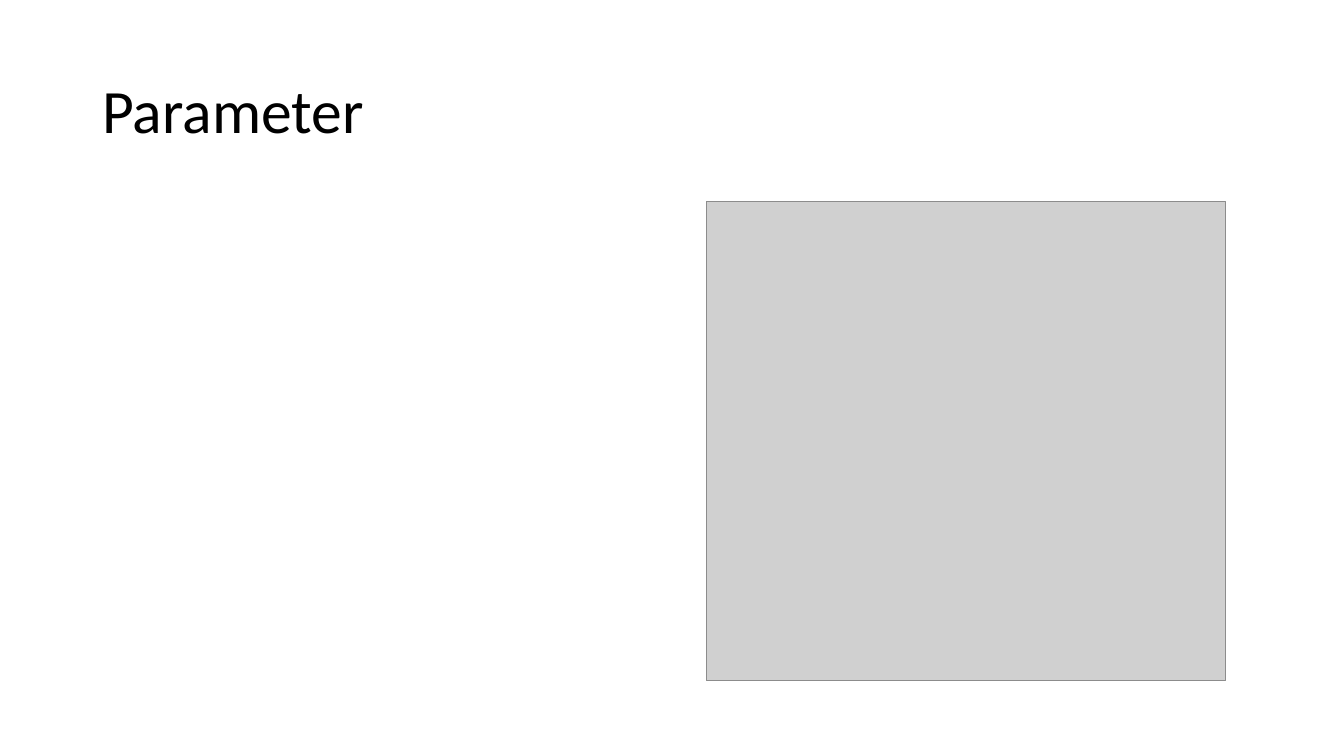
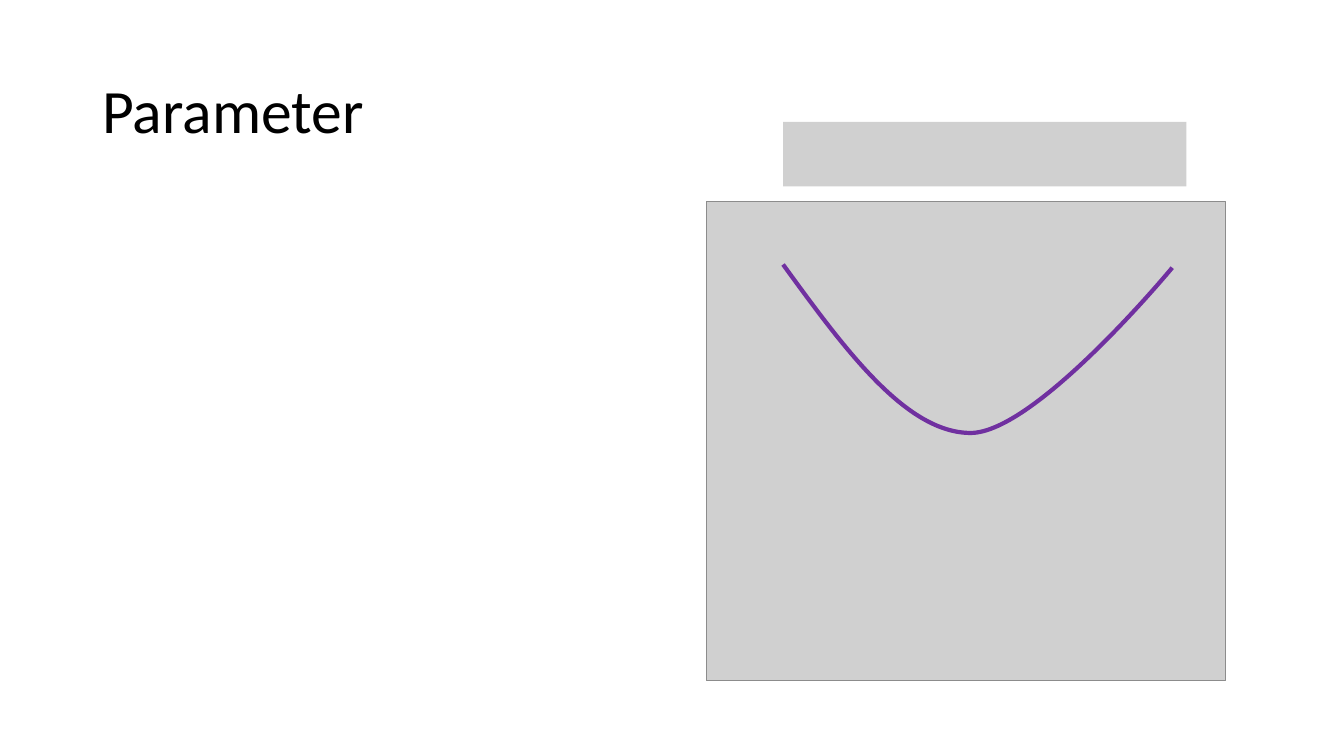
Before and after one commit to kcastanheira/Cog_modelling_tutorial, a slide deck: slide 7 of Modelling Tutorial.pptx. Drawn at 1344x756 pixels with LibreOffice and Linux fonts; fonts in the diff are those of the drawing; grey boxes stand for pictures. Boxes give left, top, right and bottom in pixels: in the first picture for what was removed or moved away, otherwise in the second. Text is boxed around its words. In the diff, an @@ line names an element or a change of style, - is before the commit and + after.

```diff
--- a/Modelling Tutorial.pptx
+++ b/Modelling Tutorial.pptx
@@ picture added at (x1=783, y1=122, x2=1187, y2=187) @@
@@ freeform shape added at (x1=783, y1=264, x2=1173, y2=433), outline #7030A0 3 pt @@
```
Also in this commit, not shown: 5 other slides changed, 2 slides added.
